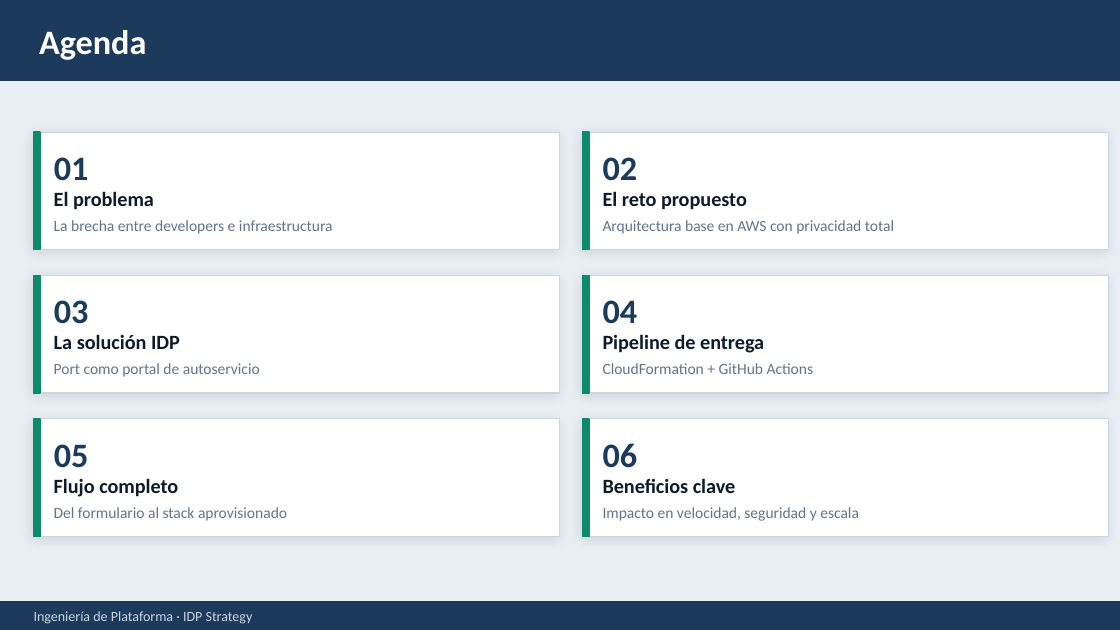
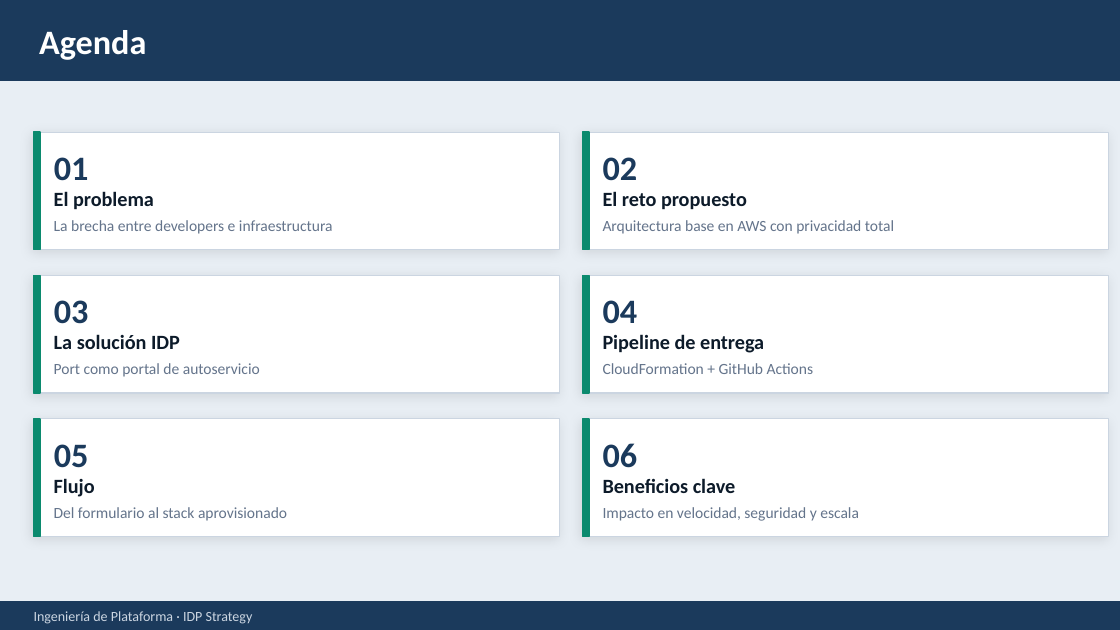
Before and after one commit to demos-and-pilots/port-aws-golden-path, a slide deck: slide 2 of presentation/IDP_Strategy_Port_CFN_GitHubActions.pptx. Drawn at 1120x630 pixels with LibreOffice and Linux fonts; fonts in the diff are those of the drawing. Boxes give left, top, right and bottom in pixels: in the first picture for what was removed or moved away, otherwise in the second. Text is boxed around its words. In the diff, an @@ line names an element or a change of style, - is before the commit and + after.

```diff
--- a/presentation/IDP_Strategy_Port_CFN_GitHubActions.pptx
+++ b/presentation/IDP_Strategy_Port_CFN_GitHubActions.pptx
@@ text at [54, 478, 95, 497]: text changed @@
-Flujo completo
+Flujo
```
Also in this commit, not shown: 5 other slides changed, 1 slide added, 3 other files.
